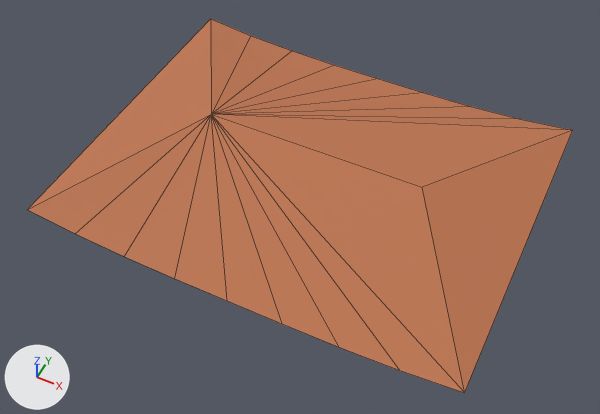
Two versions of the glTF model public/assets/env_house_shop_roof.glb, one commit apart.
Rendered twice from a 50 mm lens placed at (5.26, -11.08, 12.34), pointed at (0.08, -0.72, -0.61). Every picture has the same lights, and +X, +Y and +Z are marked at lower left. The older version comes first. Mesh edges are drawn as thin lines. Vertices at exactly the same position are counted once.

The older version as bpy lines, for what is in view:
```python
me_env_house_shop_roof = bpy.data.meshes.new('ENV_House_Shop_Roof')
me_env_house_shop_roof.from_pydata(...)  # 20 vertices, 20 faces; spans x -4.6..4.6, y -3.6..3.6, z -0.4..0.4
me_env_house_shop_roof.materials.append(mat_mat_terracotta_a)  # orange #bc744e
ob_env_house_shop_roof = bpy.data.objects.new('ENV_House_Shop_Roof', me_env_house_shop_roof)
ob_env_house_shop_roof.location = (0.0, 0.0, 0.0)
```
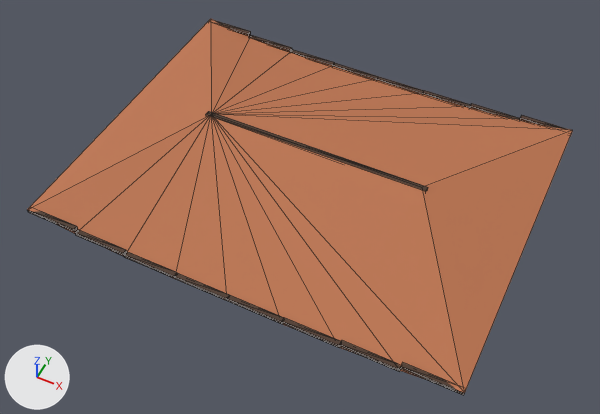
Diff of the bpy script that builds the scene:
```diff
--- a/public/assets/env_house_shop_roof.glb.py
+++ b/public/assets/env_house_shop_roof.glb.py
@@ me_env_house_shop_roof @@
-me_env_house_shop_roof.from_pydata(...)  # 20 vertices, 20 faces; spans x -4.6..4.6, y -3.6..3.6, z -0.4..0.4
+me_env_house_shop_roof.from_pydata(...)  # 148 vertices, 224 faces; spans x -4.6..4.6, y -3.6..3.6, z -0.4..0.4
+# me_env_house_shop_roof part 1: a new loose piece, a box spanning x -4.6..-3.45, y 3.5..3.6, z -0.233..-0.163, in mat_mat_wooddark_a (brown #4a3324)
+# me_env_house_shop_roof part 2: a new loose piece, a box spanning x -3.45..-2.3, y 3.5..3.6, z -0.339..-0.269, in mat_mat_wooddark_a (brown #4a3324)
+# me_env_house_shop_roof part 3: a new loose piece, a box spanning x -2.3..-1.15, y 3.5..3.6, z -0.387..-0.317, in mat_mat_wooddark_a (brown #4a3324)
+# me_env_house_shop_roof part 4: a new loose piece, a box spanning x 1.15..2.3, y 3.5..3.6, z -0.387..-0.317, in mat_mat_wooddark_a (brown #4a3324)
+# me_env_house_shop_roof part 5: a new loose piece, a box spanning x 2.3..3.45, y 3.5..3.6, z -0.339..-0.269, in mat_mat_wooddark_a (brown #4a3324)
+# me_env_house_shop_roof part 6: a new loose piece, a box spanning x 3.45..4.6, y 3.5..3.6, z -0.233..-0.163, in mat_mat_wooddark_a (brown #4a3324)
+# me_env_house_shop_roof part 7: a new loose piece, a box spanning x -4.6..-3.45, y -3.6..-3.5, z -0.233..-0.163, in mat_mat_wooddark_a (brown #4a3324)
+# me_env_house_shop_roof part 8: a new loose piece, a box spanning x -3.45..-2.3, y -3.6..-3.5, z -0.339..-0.269, in mat_mat_wooddark_a (brown #4a3324)
+# me_env_house_shop_roof part 9: a new loose piece, a box spanning x -2.3..-1.15, y -3.6..-3.5, z -0.387..-0.317, in mat_mat_wooddark_a (brown #4a3324)
+# me_env_house_shop_roof part 10: a new loose piece, a box spanning x 1.15..2.3, y -3.6..-3.5, z -0.387..-0.317, in mat_mat_wooddark_a (brown #4a3324)
+# me_env_house_shop_roof part 11: a new loose piece, a box spanning x 2.3..3.45, y -3.6..-3.5, z -0.339..-0.269, in mat_mat_wooddark_a (brown #4a3324)
+# me_env_house_shop_roof part 12: a new loose piece, a box spanning x 3.45..4.6, y -3.6..-3.5, z -0.233..-0.163, in mat_mat_wooddark_a (brown #4a3324)
+# me_env_house_shop_roof part 13: a new loose piece, a box spanning x -2.5..2.5, y -0.06..0.06, z 0.32..0.4, in mat_mat_wooddark_a (brown #4a3324)
+# me_env_house_shop_roof part 14
+# 12 vertices are added at x -1.15..1.15, y -3.6..3.5, z -0.4..-0.33
+# 12 new vertices lie (0.0, 0.1, 0.0) away from vertices in x -1.15..1.15, y -3.6..3.5, z -0.4..-0.33
+# 48 new faces join them, mat_mat_wooddark_a (brown #4a3324)
 me_env_house_shop_roof.materials.append(mat_mat_terracotta_a)
+me_env_house_shop_roof.materials.append(mat_mat_wooddark_a)  # brown #4a3324
```

Where the change shows, as pixel boxes (x1, y1, x2, y2) in the pictures (600 x 414 px):
'ENV_House_Shop_Roof', reshaped
    before: (27, 19, 573, 393)
    after: (27, 19, 573, 395)
part 1 of me_env_house_shop_roof, added
    after: (215, 20, 251, 36)
part 2 of me_env_house_shop_roof, added
    after: (249, 35, 292, 52)
part 3 of me_env_house_shop_roof, added
    after: (290, 49, 335, 66)
part 4 of me_env_house_shop_roof, added
    after: (422, 90, 470, 108)
part 5 of me_env_house_shop_roof, added
    after: (470, 103, 520, 120)
part 6 of me_env_house_shop_roof, added
    after: (520, 115, 572, 134)
part 7 of me_env_house_shop_roof, added
    after: (28, 210, 78, 232)
part 8 of me_env_house_shop_roof, added
    after: (75, 230, 127, 255)
part 9 of me_env_house_shop_roof, added
    after: (124, 252, 177, 278)
part 10 of me_env_house_shop_roof, added (brown)
    after: (282, 317, 341, 348)
part 11 of me_env_house_shop_roof, added (brown)
    after: (340, 340, 401, 372)
part 12 of me_env_house_shop_roof, added (brown)
    after: (400, 362, 465, 395)
part 13 of me_env_house_shop_roof, added
    after: (206, 111, 428, 192)
part 14 of me_env_house_shop_roof, added
    after: (174, 63, 424, 324)
